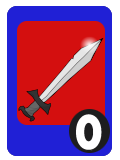
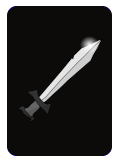
Layers edited between the first and the second (120, 160) image:
hid "CardNumber0.png" over [75,114,103,151]
hid "カード強さ番号" over [69,109,110,153]
hid "内枠" over [17,21,105,125]
added layer "カード枠 コピー" above "カード枠" over [7,6,112,156]
hid "カード枠" over [7,6,112,156]
